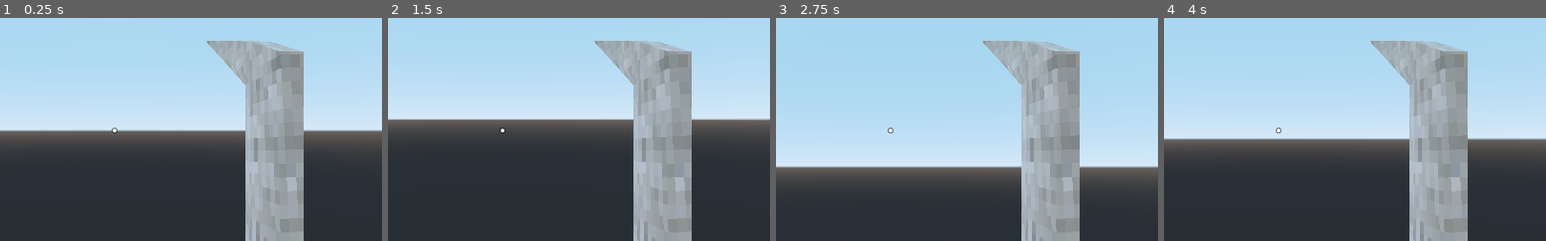
Above: before the commit, frames 1-4 (left to right).
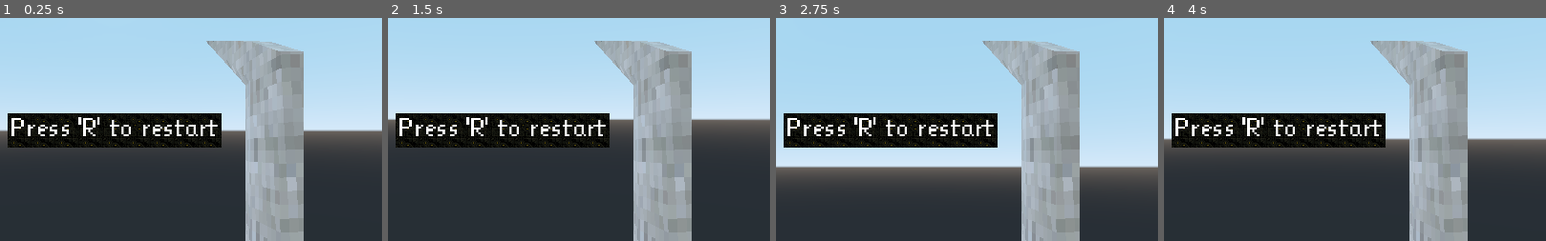
Above: after the commit, the same moments.

Repository: mc-carthy/gdRetroFps
Game: Godot game, scene res://src/Characters/Player/Player.tscn
Same seed, same stepped clock (60 frames per second), same inputs: the game is played once before the commit and once after it. This scene is started directly instead of the project's main scene.
Inputs (mouse positions are % of the whole screen's width and height, from its top left):
- Up to frame 1 (0.25 s): no input
- Up to frame 2 (1.5 s): tap R (restart) at 0.5, 1.25 s; move the mouse to (55, 50) at 0.52 s; press the mouse at (55, 50) at 0.53 s; hold W (move_forward) from 0.53 s (still down); tap Space (jump) at 0.77 s; move the mouse to (45, 50) at 1.27 s; release the mouse at (45, 50) at 1.28 s; tap 1 at 1.35 s
- Up to frame 3 (2.75 s): keep holding W (move_forward); tap Space (jump) at 1.52 s; tap R (restart) at 2 s; move the mouse to (52, 48) at 2.02 s; tap 2 at 2.1 s
- Up to frame 4 (4 s): keep holding W (move_forward); tap R (restart) at 2.75, 3.5 s; move the mouse to (49, 52) at 2.77 s; tap 3 at 2.85 s; tap Space (jump) at 3.02, 3.77 s; move the mouse to (57, 51) at 3.52 s; tap 4 at 3.6 s
The pictures show only the part of the screen within x 35-85%, y 25-75%; the shares and areas given below are measured in that part.

The runs differ from the first frame. In frame 1, 8.6% of the frame differs, in the area x 2-58%, y 42-59%; in frame 2, 8.6%; in frame 3, 8.6%; in frame 4, 8.6%.

Commit message:
Add restart message

Diff:
--- a/src/Characters/Player/Player.tscn
+++ b/src/Characters/Player/Player.tscn
@@ -21,6 +21,8 @@
 [ext_resource path="res://assets/weapons/imports/crosshairs/crosshair065.png" type="Texture" id=19]
 [ext_resource path="res://assets/weapons/imports/crosshairs/crosshair066.png" type="Texture" id=20]
 [ext_resource path="res://src/Characters/Player/PickupController.gd" type="Script" id=21]
+[ext_resource path="res://assets/ui/crypt_domino_1b.png" type="Texture" id=22]
+[ext_resource path="res://assets/ui/KLEINTEN.ttf" type="DynamicFontData" id=23]
 
 [sub_resource type="CapsuleShape" id=1]
 radius = 0.5
@@ -252,6 +254,10 @@
 [sub_resource type="CapsuleShape" id=14]
 radius = 0.75
 height = 0.5
+
+[sub_resource type="DynamicFont" id=15]
+size = 32
+font_data = ExtResource( 23 )
 
 [node name="Player" type="KinematicBody"]
 collision_layer = 2
@@ -485,6 +491,7 @@
 [node name="HealthController" parent="." groups=[
 "Player",
 ] instance=ExtResource( 3 )]
+max_health = 1
 
 [node name="PickupController" type="Area" parent="."]
 collision_layer = 0
@@ -494,6 +501,40 @@
 [node name="CollisionShape" type="CollisionShape" parent="PickupController"]
 transform = Transform( 1, 0, 0, 0, -1.62921e-07, -1, 0, 1, -1.62921e-07, 0, 1, 0 )
 shape = SubResource( 14 )
+
+[node name="CanvasLayer" type="CanvasLayer" parent="."]
+
+[node name="RestartMessage" type="Label" parent="CanvasLayer"]
+anchor_left = 0.5
+anchor_top = 0.5
+anchor_right = 0.5
+anchor_bottom = 0.5
+margin_left = -138.0
+margin_top = -18.0
+margin_right = 138.0
+margin_bottom = 18.0
+custom_fonts/font = SubResource( 15 )
+text = "Press 'R' to restart"
+__meta__ = {
+"_edit_use_anchors_": false
+}
+
+[node name="TextureRect" type="TextureRect" parent="CanvasLayer/RestartMessage"]
+show_behind_parent = true
+anchor_left = 0.5
+anchor_top = 0.5
+anchor_right = 0.5
+anchor_bottom = 0.5
+margin_left = -143.0
+margin_top = -23.0
+margin_right = 143.0
+margin_bottom = 23.0
+texture = ExtResource( 22 )
+stretch_mode = 2
+__meta__ = {
+"_edit_use_anchors_": false
+}
 [connection signal="fired" from="Camera/WeaponController/Weapons/Shotgun" to="Camera/WeaponController/Weapons/Shotgun/Graphics/Muzzleflash" method="start_flash"]
 [connection signal="fired" from="Camera/WeaponController/Weapons/MachineGun" to="Camera/WeaponController/Weapons/MachineGun/Graphics/MuzzleFlash" method="start_flash"]
 [connection signal="fired" from="Camera/WeaponController/Weapons/RocketLauncher" to="Camera/WeaponController/Weapons/RocketLauncher/Graphics/MuzzleFlash" method="start_flash"]
+[connection signal="dead" from="HealthController" to="CanvasLayer/RestartMessage" method="show"]
--- /dev/null
+++ b/src/UI/kleintenFont32.tres
@@ -0,0 +1,7 @@
+[gd_resource type="DynamicFont" load_steps=2 format=2]
+
+[ext_resource path="res://assets/ui/KLEINTEN.ttf" type="DynamicFontData" id=1]
+
+[resource]
+size = 32
+font_data = ExtResource( 1 )
Binary file added: assets/ui/KLEINTEN.ttf
Binary file added: assets/ui/crypt_domino_1b.png
Not shown, added: assets/ui/crypt_domino_1b.png.import
Not shown: 1 places in src/Characters/Player/Player.tscn that only renumber resources
